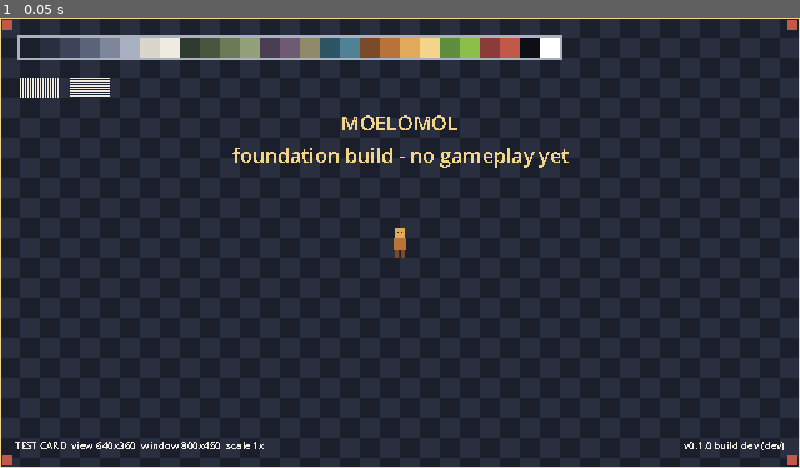
Above: before the commit, frame 1.
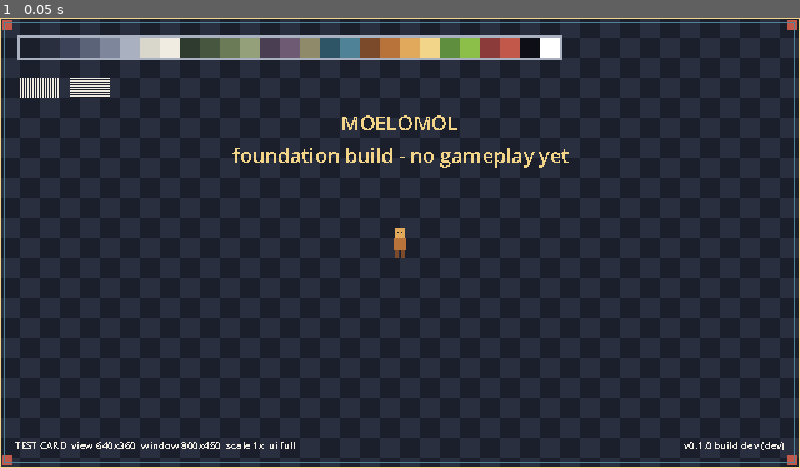
Above: after the commit, the same moment.

Repository: DarioRomano/Moelomol
Game: Godot game, scene res://scenes/boot/boot.tscn
The game is run twice, just before and just after one commit, with the same random seed, the same clock (stepped at 60 frames per second) and the same inputs.
Inputs:
- Up to frame 1 (0.05 s): no input

The runs differ from the first frame. In frame 1, 0.7% of the frame differs, in the area x 0-100%, y 0-99%.

Commit message:
Add UI width setting: HUD in a 21:9 or 16:9 frame on wider screens
Q15. The world fills 32:9 screens; GameSettings.ui_width (full, 21:9,
16:9) narrows the UiFrame that holds HUD and menus. Test card HUD moved
into a UiFrame; four extra review renders. Fixes set_anchors_preset
leaving new controls at 0x0 (caught in renders). 12 tests.

Co-Authored-By: Claude Opus 5.5 <noreply@anthropic.com>
Claude-Session: https://claude.ai/code/session_01Rf6x5d4AucXKRgWcVrgSSk

Diff:
--- a/scenes/boot/boot.gd
+++ b/scenes/boot/boot.gd
@@ -7,7 +7,7 @@
 
 
 func _ready() -> void:
-	set_anchors_preset(Control.PRESET_FULL_RECT)
+	set_anchors_and_offsets_preset(Control.PRESET_FULL_RECT)
 	add_child(TEST_CARD.instantiate())
 	var title: Label = Label.new()
 	title.text = "MOELOMOL\nfoundation build - no gameplay yet"
--- a/scenes/showcase/test_card.gd
+++ b/scenes/showcase/test_card.gd
@@ -6,19 +6,44 @@
 ##   non-integer scaling;
 ## - a 16 px tile checkerboard: uneven squares mean non-integer scaling;
 ## - 1 px stripes: blur or uneven widths mean filtering or fractional scaling;
-## - markers anchored to each corner: they must sit in the corners at every
-##   aspect ratio (aspect = expand grows the visible area);
 ## - the draft palette, so colours can be judged on a real screen.
+## HUD parts (labels, red corner markers, teal outline) sit in a UiFrame, so
+## they follow the UI width setting (Q15): at "full" they reach the screen
+## corners; at 21:9 or 16:9 on a wider screen they stay in a centred frame
+## while the checkerboard and yellow edge (the "world") fill the screen.
 
 const TILE: int = 16
 const FIGURE_SIZE: Vector2i = Vector2i(16, 24)
 
+## Draws the HUD frame's corner markers and outline.
+class HudCorners extends Control:
+	func _ready() -> void:
+		set_anchors_and_offsets_preset(Control.PRESET_FULL_RECT)
+		mouse_filter = Control.MOUSE_FILTER_IGNORE
+		resized.connect(queue_redraw)
+
+	func _draw() -> void:
+		var area: Vector2i = Vector2i(size)
+		var marker: int = 8
+		for corner: Vector2i in [
+				Vector2i(2, 2), Vector2i(area.x - marker - 2, 2),
+				Vector2i(2, area.y - marker - 2), Vector2i(area.x - marker - 2, area.y - marker - 2)]:
+			draw_rect(Rect2(corner, Vector2i(marker, marker)), Palette.DANGER[1])
+		# Outline 4 px inside the frame so it never hides the yellow world edge.
+		draw_rect(Rect2(4, 4, area.x - 8, area.y - 8), Palette.WATER[1], false, 1.0)
+
+
+var _hud: UiFrame
 var _info_label: Label
 var _build_label: Label
 
 
 func _ready() -> void:
-	set_anchors_preset(Control.PRESET_FULL_RECT)
+	set_anchors_and_offsets_preset(Control.PRESET_FULL_RECT)
+	_hud = UiFrame.new()
+	add_child(_hud)
+	_hud.add_child(HudCorners.new())
+	_hud.settings.changed.connect(_refresh)
 	_info_label = _make_label()
 	_info_label.set_anchors_and_offsets_preset(Control.PRESET_BOTTOM_LEFT, Control.PRESET_MODE_MINSIZE, 12)
 	_build_label = _make_label()
@@ -33,16 +58,17 @@
 	var label: Label = Label.new()
 	label.add_theme_color_override("font_color", Palette.PAPER[1])
 	label.add_theme_font_size_override("font_size", 8)
-	add_child(label)
+	_hud.add_child(label)
 	return label
 
 
 func _refresh() -> void:
 	var visible_size: Vector2 = get_viewport_rect().size
 	var window_size: Vector2i = DisplayServer.window_get_size()
-	_info_label.text = "TEST CARD  view %dx%d  window %dx%d  scale %dx" % [
+	_info_label.text = "TEST CARD  view %dx%d  window %dx%d  scale %dx  ui %s" % [
 		int(visible_size.x), int(visible_size.y), window_size.x, window_size.y,
 		DisplayMath.expected_scale(window_size),
+		GameSettings.UI_WIDTH_NAMES[_hud.settings.ui_width],
 	]
 	queue_redraw()
 
@@ -53,7 +79,6 @@
 	_draw_palette(Vector2i(TILE, TILE))
 	_draw_stripes(Vector2i(TILE, TILE * 3))
 	_draw_figure(Vector2i(view.x / 2 - FIGURE_SIZE.x / 2, view.y / 2 - FIGURE_SIZE.y / 2))
-	_draw_corner_markers(view)
 	_draw_frame(view)
 
 
@@ -94,18 +119,6 @@
 	draw_rect(Rect2(origin.x + 9, origin.y + 3, 1, 1), Palette.SHADOW[0])
 
 
-func _draw_corner_markers(view: Vector2i) -> void:
-	var size: int = 8
-	var corners: Array[Vector2i] = [
-		Vector2i(2, 2),
-		Vector2i(view.x - size - 2, 2),
-		Vector2i(2, view.y - size - 2),
-		Vector2i(view.x - size - 2, view.y - size - 2),
-	]
-	for corner: Vector2i in corners:
-		draw_rect(Rect2(corner, Vector2i(size, size)), Palette.DANGER[1])
-
-
 func _draw_frame(view: Vector2i) -> void:
 	var colour: Color = Palette.WARMTH[3]
 	draw_rect(Rect2(0, 0, view.x, 1), colour)
--- /dev/null
+++ b/src/core/game_settings.gd
@@ -0,0 +1,72 @@
+class_name GameSettings
+extends RefCounted
+## Player settings, saved to user://settings.cfg.
+##
+## So far only the UI width (Q15, lead 2026-10-09): on screens wider than the
+## chosen shape, HUD and menus stay inside a centred frame while the world
+## still fills the screen. The options menu that changes it comes with the
+## first menu; until then only the review renders set it.
+##
+## Use GameSettings.shared() in the game; tests make their own instances.
+
+signal changed
+
+enum UiWidth { FULL, WIDE_21_9, WIDE_16_9 }
+
+const PATH: String = "user://settings.cfg"
+const SECTION: String = "display"
+const KEY_UI_WIDTH: String = "ui_width"
+## How each UiWidth is written in the settings file and on the command line.
+const UI_WIDTH_NAMES: Dictionary = {
+	UiWidth.FULL: "full",
+	UiWidth.WIDE_21_9: "21:9",
+	UiWidth.WIDE_16_9: "16:9",
+}
+
+static var _shared: GameSettings = null
+
+var ui_width: UiWidth = UiWidth.FULL
+
+
+## The game-wide settings, loaded from PATH on first use.
+static func shared() -> GameSettings:
+	if _shared == null:
+		_shared = GameSettings.new()
+		_shared.load_from(PATH)
+	return _shared
+
+
+## Parses "full", "21:9" or "16:9"; returns -1 for anything else.
+static func parse_ui_width(text: String) -> int:
+	for value: int in UI_WIDTH_NAMES:
+		if UI_WIDTH_NAMES[value] == text:
+			return value
+	return -1
+
+
+func set_ui_width(value: UiWidth) -> void:
+	if value == ui_width:
+		return
+	ui_width = value
+	changed.emit()
+
+
+## Loads settings; a missing file keeps the defaults, an unknown value is
+## reported and replaced by the default.
+func load_from(path: String) -> void:
+	var config: ConfigFile = ConfigFile.new()
+	if config.load(path) != OK:
+		return
+	var text: String = str(config.get_value(SECTION, KEY_UI_WIDTH, UI_WIDTH_NAMES[UiWidth.FULL]))
+	var value: int = parse_ui_width(text)
+	if value < 0:
+		push_warning("GameSettings: unknown ui_width '%s' in %s; using full" % [text, path])
+		value = UiWidth.FULL
+	set_ui_width(value as UiWidth)
+
+
+func save_to(path: String) -> Error:
+	var config: ConfigFile = ConfigFile.new()
+	config.load(path)  # keep any other sections already there
+	config.set_value(SECTION, KEY_UI_WIDTH, UI_WIDTH_NAMES[ui_width])
+	return config.save(path)
--- /dev/null
+++ b/src/ui/ui_frame.gd
@@ -0,0 +1,47 @@
+class_name UiFrame
+extends Control
+## Holds HUD and menu elements. Its rect is the visible area narrowed to the
+## player's UI width setting (Q15), centred, full height. Anchor children to
+## this frame's edges instead of the screen's.
+##
+## Widths are aspect ratios of the visible area:
+## - 16:9 is the 640x360 base shape.
+## - "21:9" is 43:18 (3440x1440), the widest common 21:9 panel, so that the
+##   setting changes nothing on any real 21:9 monitor (2560x1080 is 64:27,
+##   narrower) and on 32:9 matches what a 3440x1440 player sees.
+
+const RATIO_16_9: float = 16.0 / 9.0
+const RATIO_21_9: float = 43.0 / 18.0
+
+var settings: GameSettings = null
+
+
+## The frame for a visible area of view_size at the given width setting.
+static func frame_rect(view_size: Vector2i, width: GameSettings.UiWidth) -> Rect2i:
+	var max_width: int = view_size.x
+	match width:
+		GameSettings.UiWidth.WIDE_16_9:
+			max_width = floori(view_size.y * RATIO_16_9)
+		GameSettings.UiWidth.WIDE_21_9:
+			max_width = floori(view_size.y * RATIO_21_9)
+	var frame_width: int = mini(view_size.x, max_width)
+	return Rect2i((view_size.x - frame_width) / 2, 0, frame_width, view_size.y)
+
+
+func _ready() -> void:
+	mouse_filter = Control.MOUSE_FILTER_IGNORE
+	if settings == null:
+		settings = GameSettings.shared()
+	settings.changed.connect(_refresh)
+	get_viewport().size_changed.connect(_refresh)
+	_refresh()
+
+
+func _refresh() -> void:
+	var view: Vector2i = Vector2i(get_viewport_rect().size)
+	var rect: Rect2i = frame_rect(view, settings.ui_width)
+	set_anchors_and_offsets_preset(Control.PRESET_FULL_RECT)
+	offset_left = rect.position.x
+	offset_right = rect.end.x - view.x
+	offset_top = 0
+	offset_bottom = 0
--- /dev/null
+++ b/tests/unit/test_ui_width.gd
@@ -0,0 +1,139 @@
+extends TestCase
+## Q15: the world fills the screen; HUD and menus can be held to a 21:9 or
+## 16:9 frame. Covers GameSettings (saving and loading the choice) and UiFrame
+## (where the frame ends up).
+
+const TEMP: String = "user://test_settings.cfg"
+const FULL: GameSettings.UiWidth = GameSettings.UiWidth.FULL
+const W21: GameSettings.UiWidth = GameSettings.UiWidth.WIDE_21_9
+const W16: GameSettings.UiWidth = GameSettings.UiWidth.WIDE_16_9
+
+
+func after_each() -> void:
+	if FileAccess.file_exists(TEMP):
+		DirAccess.remove_absolute(ProjectSettings.globalize_path(TEMP))
+
+
+func _frame(view: Vector2i, width: GameSettings.UiWidth) -> Rect2i:
+	return UiFrame.frame_rect(view, width)
+
+
+func test_full_width_is_the_whole_view() -> void:
+	assert_eq(_frame(Vector2i(1280, 360), FULL), Rect2i(0, 0, 1280, 360), "32:9 full")
+	assert_eq(_frame(Vector2i(640, 360), FULL), Rect2i(0, 0, 640, 360), "16:9 full")
+
+
+func test_super_ultrawide_frames() -> void:
+	assert_eq(_frame(Vector2i(1280, 360), W21), Rect2i(210, 0, 860, 360), "32:9 at 21:9")
+	assert_eq(_frame(Vector2i(1280, 360), W16), Rect2i(320, 0, 640, 360), "32:9 at 16:9")
+
+
+func test_21_9_setting_changes_nothing_on_real_21_9_screens() -> void:
+	# 3440x1440 shows 860x360, 2560x1080 shows 853x360 (ADR-0008).
+	assert_eq(_frame(Vector2i(860, 360), W21), Rect2i(0, 0, 860, 360), "3440x1440")
+	assert_eq(_frame(Vector2i(853, 360), W21), Rect2i(0, 0, 853, 360), "2560x1080")
+	assert_eq(_frame(Vector2i(860, 360), W16), Rect2i(110, 0, 640, 360), "3440x1440 at 16:9")
+
+
+func test_narrower_screens_are_never_narrowed() -> void:
+	assert_eq(_frame(Vector2i(640, 400), W16), Rect2i(0, 0, 640, 400), "16:10")
+	assert_eq(_frame(Vector2i(640, 480), W16), Rect2i(0, 0, 640, 480), "4:3")
+
+
+func test_default_is_full() -> void:
+	assert_eq(GameSettings.new().ui_width, FULL, "default UI width")
+
+
+func test_choice_survives_save_and_load() -> void:
+	var saved: GameSettings = GameSettings.new()
+	saved.set_ui_width(W16)
+	assert_eq(saved.save_to(TEMP), OK, "save")
+	var loaded: GameSettings = GameSettings.new()
+	loaded.load_from(TEMP)
+	assert_eq(loaded.ui_width, W16, "loaded UI width")
+
+
+func test_file_uses_readable_names() -> void:
+	var settings: GameSettings = GameSettings.new()
+	settings.set_ui_width(W21)
+	settings.save_to(TEMP)
+	assert_true(FileAccess.get_file_as_string(TEMP).contains('ui_width="21:9"'), "file says 21:9")
+
+
+func test_unknown_value_falls_back_to_full() -> void:
+	var file: FileAccess = FileAccess.open(TEMP, FileAccess.WRITE)
+	file.store_string('[display]\nui_width="ultra"\n')
+	file.close()
+	var settings: GameSettings = GameSettings.new()
+	settings.set_ui_width(W16)
+	settings.load_from(TEMP)
+	assert_eq(settings.ui_width, FULL, "unknown value")
+
+
+func test_missing_file_keeps_defaults() -> void:
+	var settings: GameSettings = GameSettings.new()
+	settings.load_from("user://no_such_settings.cfg")
+	assert_eq(settings.ui_width, FULL, "missing file")
+
+
+func test_change_is_announced_once() -> void:
+	var settings: GameSettings = GameSettings.new()
+	var count: Array[int] = [0]
+	settings.changed.connect(func() -> void: count[0] += 1)
+	settings.set_ui_width(W21)
+	settings.set_ui_width(W21)
+	assert_eq(count[0], 1, "changed emitted once for one real change")
+
+
+func test_frame_follows_the_setting_in_a_real_viewport() -> void:
+	# A 1280x360 viewport stands in for a 32:9 screen.
+	var tree: SceneTree = Engine.get_main_loop() as SceneTree
+	var viewport: SubViewport = SubViewport.new()
+	viewport.size = Vector2i(1280, 360)
+	tree.root.add_child(viewport)
+	var holder: Control = Control.new()
+	holder.set_anchors_and_offsets_preset(Control.PRESET_FULL_RECT)
+	viewport.add_child(holder)
+	var frame: UiFrame = UiFrame.new()
+	frame.settings = GameSettings.new()
+	holder.add_child(frame)
+	await tree.process_frame
+	assert_eq(Rect2i(frame.get_global_rect()), Rect2i(0, 0, 1280, 360), "full")
+	frame.settings.set_ui_width(W16)
+	await tree.process_frame
+	assert_eq(Rect2i(frame.get_global_rect()), Rect2i(320, 0, 640, 360), "after switching to 16:9")
+	viewport.queue_free()
+	await tree.process_frame
+
+
+func test_test_card_hud_fills_its_frame() -> void:
+	# Found in the renders, 2026-10-09: the HUD corner layer used
+	# set_anchors_preset(), which keeps a new control's zero size, so only one
+	# corner marker showed. Tests on frame_rect alone could not see it.
+	var tree: SceneTree = Engine.get_main_loop() as SceneTree
+	var shared: GameSettings = GameSettings.shared()
+	var previous: GameSettings.UiWidth = shared.ui_width
+	shared.set_ui_width(W16)
+	var viewport: SubViewport = SubViewport.new()
+	viewport.size = Vector2i(1280, 360)
+	tree.root.add_child(viewport)
+	var card: Control = (load("res://scenes/showcase/test_card.tscn") as PackedScene).instantiate()
+	viewport.add_child(card)
+	await tree.process_frame
+	await tree.process_frame
+	var frame: UiFrame = null
+	for child: Node in card.get_children():
+		if child is UiFrame:
+			frame = child
+	assert_true(frame != null, "test card has a UiFrame")
+	if frame != null:
+		assert_eq(Rect2i(frame.get_global_rect()), Rect2i(320, 0, 640, 360), "HUD frame at 16:9")
+		var layers: int = 0
+		for child: Node in frame.get_children():
+			if child is Control and not child is Label:
+				layers += 1
+				assert_eq(Vector2i((child as Control).size), Vector2i(640, 360), "corner layer fills the frame")
+		assert_eq(layers, 1, "one full-frame layer (the corners) besides the labels")
+	shared.set_ui_width(previous)
+	viewport.queue_free()
+	await tree.process_frame
--- a/tools/render_showcase.gd
+++ b/tools/render_showcase.gd
@@ -4,7 +4,8 @@
 ## provides a virtual display of the right size.
 ##
 ##   godot --path . --resolution 1366x768 --position 0,0 \
-##     -s res://tools/render_showcase.gd -- --scene res://... --out /abs/file.png
+##     -s res://tools/render_showcase.gd -- --scene res://... --out /abs/file.png \
+##     [--ui-width full|21:9|16:9]
 ##
 ## It also checks that the visible game area matches DisplayMath (ADR-0008)
 ## and exits 4 if it does not, so a display-setting regression fails CI even
@@ -26,6 +27,14 @@
 		printerr("render_showcase ERROR: need --scene and --out")
 		quit(2)
 		return
+	var ui_width_text: String = _arg(args, "--ui-width")
+	if not ui_width_text.is_empty():
+		var ui_width: int = GameSettings.parse_ui_width(ui_width_text)
+		if ui_width < 0:
+			printerr("render_showcase ERROR: unknown --ui-width '%s'" % ui_width_text)
+			quit(2)
+			return
+		GameSettings.shared().set_ui_width(ui_width as GameSettings.UiWidth)
 	var packed: PackedScene = load(scene_path) as PackedScene
 	if packed == null:
 		printerr("render_showcase ERROR: cannot load %s" % scene_path)
Not shown, added: src/core/game_settings.gd.uid
Not shown, added: src/ui/ui_frame.gd.uid
Not shown, added: tests/unit/test_ui_width.gd.uid
Not shown, changed: CLAUDE.md
Not shown, changed: docs/architecture.md
Not shown, added: docs/progress/2026-10-09-ui-width-setting.md
Not shown, changed: tools/render-showcase.sh
